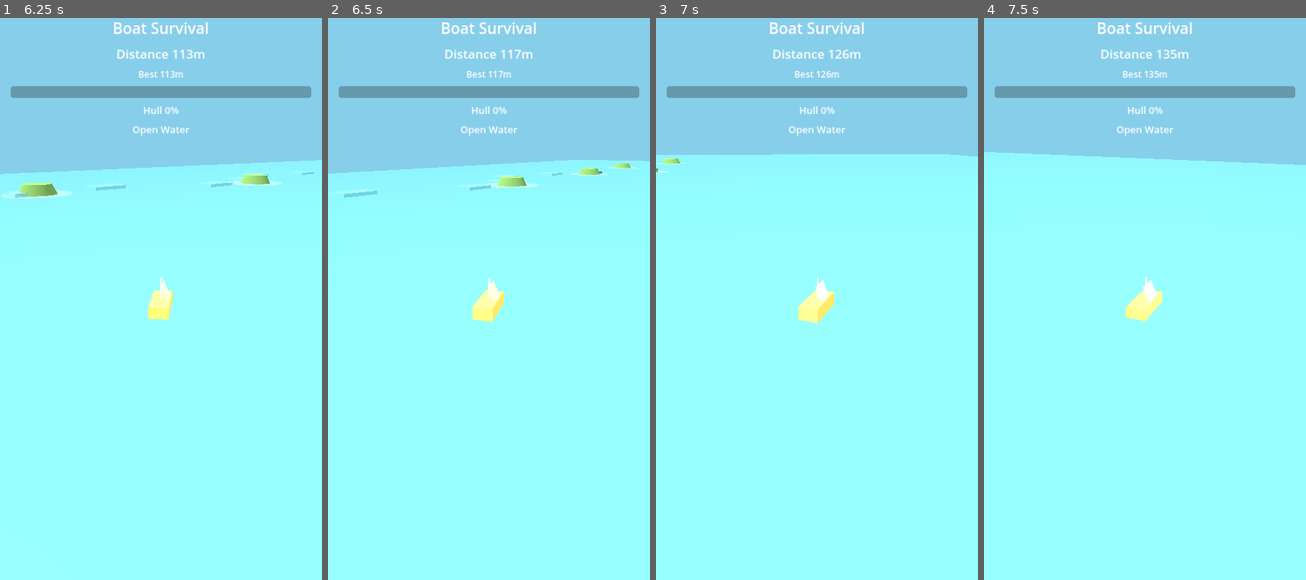
Above: before the commit, frames 1-4 (left to right).
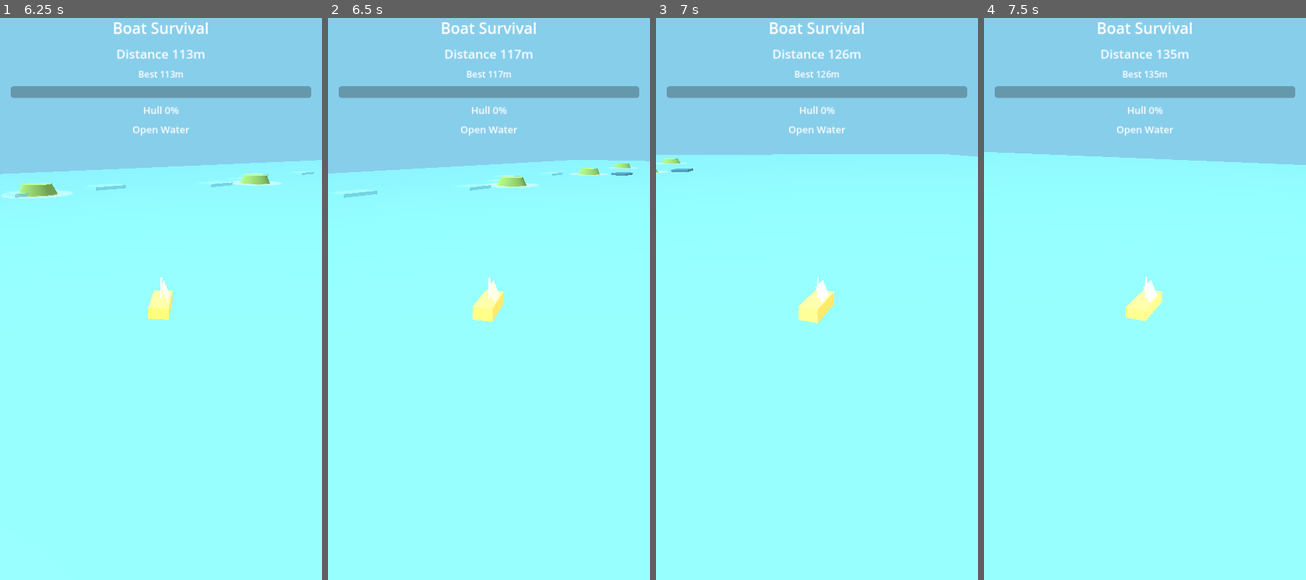
Above: after the commit, the same moments.

Repository: lseyesl/ai_game_board
Game: Godot game, scene res://scenes/main/Main.tscn
Same seed, same stepped clock (60 frames per second), same inputs: the game is played once before the commit and once after it.
Inputs:
- Up to frame 1 (6.25 s): tap Enter (ui_accept) at 0.5, 0.77, 1.52, 3.02, 3.77, 4.52, 6.02 s; hold Right (ui_right) 0.53-1.28 s; hold Left (ui_left) 1.28-2.03 s; hold Right (ui_right) 2.03-3.53 s; hold Left (ui_left) 3.53-5.78 s; hold Right (ui_right) from 5.78 s (still down)
- Up to frame 2 (6.5 s): keep holding Right (ui_right)
- Up to frame 3 (7 s): keep holding Right (ui_right); tap Enter (ui_accept) at 6.77 s
- Up to frame 4 (7.5 s): keep holding Right (ui_right)

Frame 1 is identical in both runs. In frame 2, less than 0.1% of the frame differs, in the area x 84-95%, y 27-29%; in frame 3, less than 0.1%, in the area x 0-12%, y 26-28%; in frame 4, nothing differs.

Commit message:
fix: gate large-wave damage behind launch threshold
Ultraworked with [Sisyphus](https://github.com/code-yeongyu/oh-my-openagent)

Co-authored-by: Sisyphus <clio-agent@sisyphuslabs.ai>

Diff:
--- a/scripts/core/ship_rules.gd
+++ b/scripts/core/ship_rules.gd
@@ -1,5 +1,7 @@
 class_name ShipRules
 extends RefCounted
+
+const DAMAGE_THRESHOLD: float = 1.4
 
 static func apply_wave(model, profile, airborne_factor: float) -> float:
 	if model == null:
@@ -8,6 +10,9 @@
 	if not profile.is_large:
 		return 0.0
 
-	var scaled_factor: float = max(1.0, airborne_factor)
+	if airborne_factor < DAMAGE_THRESHOLD:
+		return 0.0
+
+	var scaled_factor: float = airborne_factor
 	var damage_amount: float = profile.damage_risk * scaled_factor
 	return model.add_damage(damage_amount)
--- a/scripts/waves/wave_spawner.gd
+++ b/scripts/waves/wave_spawner.gd
@@ -44,6 +44,9 @@
 	var push_direction := randf_range(0.35, 0.95)
 	push_direction *= -1.0 if randf() < 0.5 else 1.0
 	var profile = WaveProfileScript.large(push_direction) if randf() < large_wave_chance else WaveProfileScript.small(push_direction)
+	if profile.is_large:
+		profile.lift_force = randf_range(4.0, 8.0)
+		profile.damage_risk = randf_range(6.0, 10.0)
 	wave.configure(profile)
 	wave.position = Vector3(randf_range(-lane_width, lane_width), 0.0, last_spawn_z)
 	add_child(wave)
--- a/tests/unit/test_wave_ship_interaction.gd
+++ b/tests/unit/test_wave_ship_interaction.gd
@@ -11,9 +11,14 @@
 	var failures: Array[String] = []
 	var model = RunModelScript.new()
 	var wave = WaveProfileScript.large()
-	ShipRulesScript.apply_wave(model, wave, 1.0)
+	ShipRulesScript.apply_wave(model, wave, 1.6)
 	if model.damage <= 0.0:
-		failures.append("large waves should add damage when applied")
+		failures.append("large waves should add damage when the threshold is exceeded")
+
+	var safe_model = RunModelScript.new()
+	ShipRulesScript.apply_wave(safe_model, wave, 1.0)
+	if safe_model.damage > 0.0:
+		failures.append("large waves should not always deal damage below the threshold")
 
 	var ship = ShipControllerScript.new()
 	ship.run_model = RunModelScript.new()
